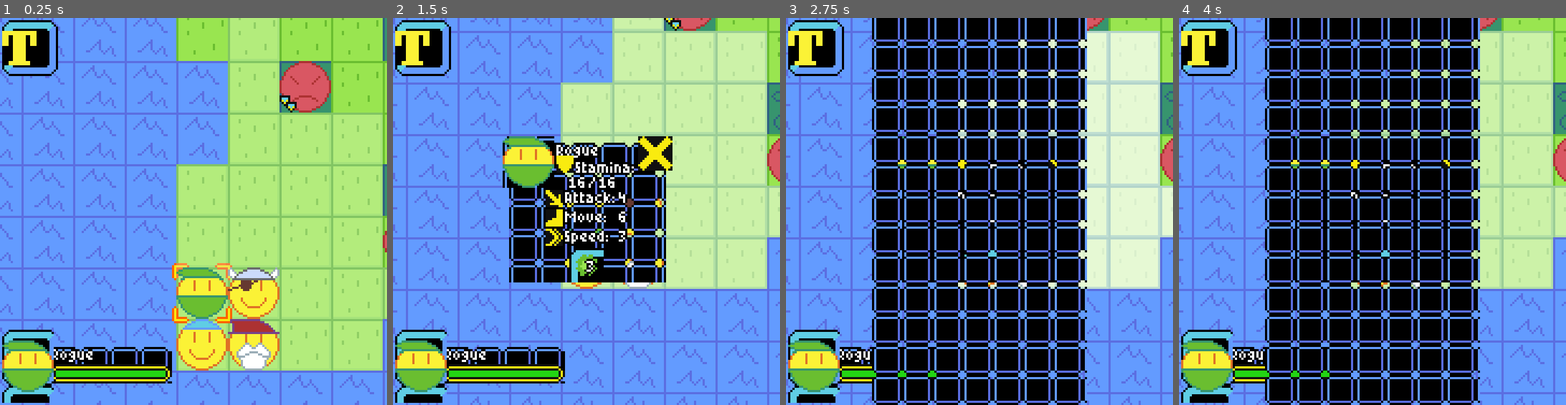
Above: before the commit, frames 1-4 (left to right).
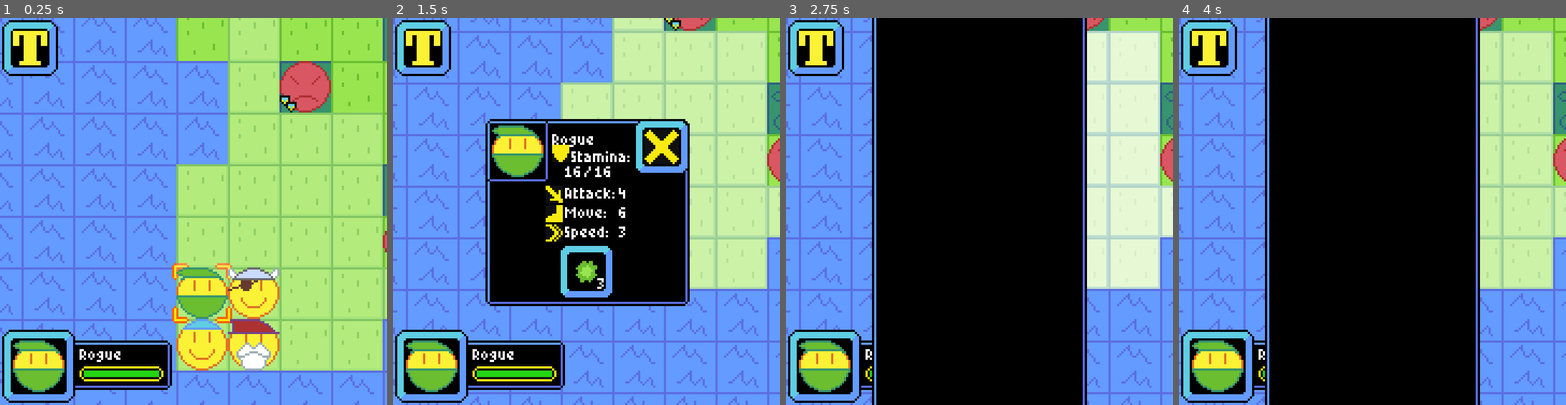
Above: after the commit, the same moments.

Repository: AaronWizard/MightiestSteel
Game: Godot game, scene res://src/main.tscn
The game is run twice, just before and just after one commit, with the same random seed, the same clock (stepped at 60 frames per second) and the same inputs.
Inputs (mouse positions are in pixels of both pictures, inside the frame that each line leads up to; where the layout moved, square brackets give the same spot in the first picture):
- Up to frame 1 (0.25 s): no input
- Up to frame 2 (1.5 s): click (431, 366) [420, 366] at 0.5 s; click (423, 48) at 1.25 s
- Up to frame 3 (2.75 s): click "3" at 2 s
- Up to frame 4 (4 s): click (1217, 366) [1206, 366] at 2.75 s; click (1209, 48) at 3.5 s

The runs differ from the first frame. In frame 1, 3.7% of the frame differs, in the area x 0-45%, y 3-100%; in frame 2, 20%, in the area x 0-77%, y 3-100%; in frame 3, 17%; in frame 4, 17%.

Commit message:
Fix style boxes

Diff:
--- a/src/core/ui/resources/scrollbar_grabber_horizontal.tres
+++ b/src/core/ui/resources/scrollbar_grabber_horizontal.tres
@@ -4,8 +4,8 @@
 
 [resource]
 texture = ExtResource("1_y1hix")
-margin_left = 2.0
-margin_top = 2.0
-margin_right = 2.0
-margin_bottom = 2.0
+texture_margin_left = 1.0
+texture_margin_top = 2.0
+texture_margin_right = 1.0
+texture_margin_bottom = 2.0
 region_rect = Rect2(8, 35, 3, 10)
--- a/src/core/ui/resources/scrollbar_grabber_vertical.tres
+++ b/src/core/ui/resources/scrollbar_grabber_vertical.tres
@@ -4,8 +4,8 @@
 
 [resource]
 texture = ExtResource("1_ayoiw")
-margin_left = 2.0
-margin_top = 1.0
-margin_right = 2.0
-margin_bottom = 1.0
+texture_margin_left = 2.0
+texture_margin_top = 1.0
+texture_margin_right = 2.0
+texture_margin_bottom = 1.0
 region_rect = Rect2(11, 29, 10, 3)
--- a/src/core/ui/resources/scrollbar_scroll_horizontal.tres
+++ b/src/core/ui/resources/scrollbar_scroll_horizontal.tres
@@ -4,8 +4,8 @@
 
 [resource]
 texture = ExtResource("1_5ww7u")
-margin_left = 2.0
-margin_top = 2.0
-margin_right = 2.0
-margin_bottom = 2.0
+texture_margin_left = 2.0
+texture_margin_top = 2.0
+texture_margin_right = 2.0
+texture_margin_bottom = 2.0
 region_rect = Rect2(0, 35, 7, 10)
--- a/src/core/ui/resources/scrollbar_scroll_vertical.tres
+++ b/src/core/ui/resources/scrollbar_scroll_vertical.tres
@@ -4,8 +4,8 @@
 
 [resource]
 texture = ExtResource("1_jx6in")
-margin_left = 2.0
-margin_top = 2.0
-margin_right = 2.0
-margin_bottom = 2.0
+texture_margin_left = 2.0
+texture_margin_top = 2.0
+texture_margin_right = 2.0
+texture_margin_bottom = 2.0
 region_rect = Rect2(0, 27, 10, 7)
--- a/src/core/ui/resources/stylebox_button_disabled.tres
+++ b/src/core/ui/resources/stylebox_button_disabled.tres
@@ -4,10 +4,10 @@
 
 [resource]
 texture = ExtResource("1_sdm6e")
-margin_left = 5.0
-margin_top = 5.0
-margin_right = 5.0
-margin_bottom = 5.0
+texture_margin_left = 5.0
+texture_margin_top = 5.0
+texture_margin_right = 5.0
+texture_margin_bottom = 5.0
 axis_stretch_horizontal = 1
 axis_stretch_vertical = 1
 region_rect = Rect2(54, 0, 26, 26)
--- a/src/core/ui/resources/stylebox_button_normal.tres
+++ b/src/core/ui/resources/stylebox_button_normal.tres
@@ -4,10 +4,10 @@
 
 [resource]
 texture = ExtResource("1_sk23a")
-margin_left = 5.0
-margin_top = 5.0
-margin_right = 5.0
-margin_bottom = 5.0
+texture_margin_left = 5.0
+texture_margin_top = 5.0
+texture_margin_right = 5.0
+texture_margin_bottom = 5.0
 axis_stretch_horizontal = 1
 axis_stretch_vertical = 1
 region_rect = Rect2(0, 0, 26, 26)
--- a/src/core/ui/resources/stylebox_button_pressed.tres
+++ b/src/core/ui/resources/stylebox_button_pressed.tres
@@ -4,10 +4,10 @@
 
 [resource]
 texture = ExtResource("1_7k28p")
-margin_left = 5.0
-margin_top = 5.0
-margin_right = 5.0
-margin_bottom = 5.0
+texture_margin_left = 5.0
+texture_margin_top = 5.0
+texture_margin_right = 5.0
+texture_margin_bottom = 5.0
 axis_stretch_horizontal = 1
 axis_stretch_vertical = 1
 region_rect = Rect2(27, 0, 26, 26)
--- a/src/core/ui/resources/stylebox_panel.tres
+++ b/src/core/ui/resources/stylebox_panel.tres
@@ -4,10 +4,10 @@
 
 [resource]
 texture = ExtResource("1_dy16i")
-margin_left = 3.0
-margin_top = 3.0
-margin_right = 3.0
-margin_bottom = 3.0
+texture_margin_left = 3.0
+texture_margin_top = 3.0
+texture_margin_right = 3.0
+texture_margin_bottom = 3.0
 axis_stretch_horizontal = 1
 axis_stretch_vertical = 1
 region_rect = Rect2(81, 0, 14, 14)
